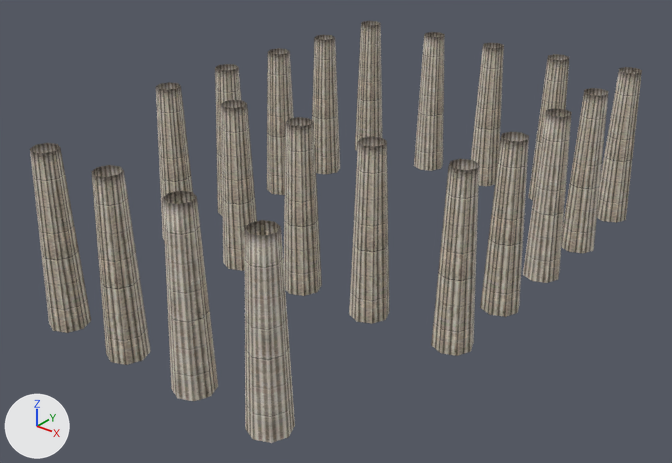
The COLLADA model client/art/meshes/props/hele_gym_props.dae: old version first, new version second.
Before and after are seen from a camera (50 mm lens) standing at (0.45, -0.668, 0.405) and looking at (-0.001, -0.104, 0.055). The axes (+X, +Y, +Z) are drawn at lower left. The lights are the same throughout. Where no turn or scale is listed for an object, it has been applied to the vertices.

Objects in the first picture: 'column1'.
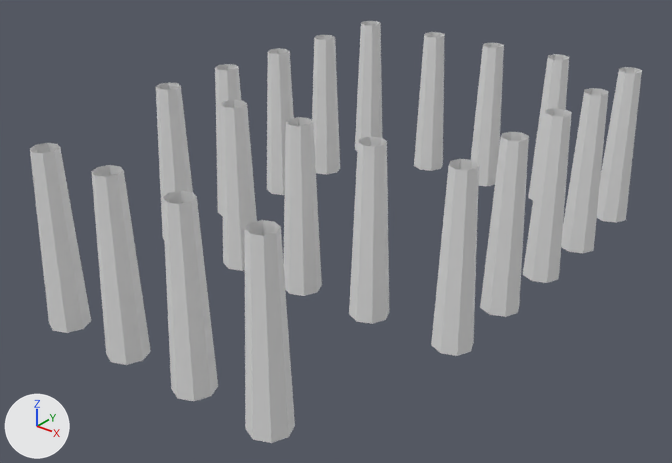
What differs and where, as boxes (x1, y1, x2, y2) in the pictures (672 x 463 px):
'column1', recoloured: (30, 21, 642, 443) in both

The change in detail:
me_column1mesh has 320 vertices, 320 faces and spans x -0.275..0.055, y -0.226..0.259, z -0.001..0.145.
me_column1mesh no longer uses material mat_10___default (picture img_hele_props_a_dds).
